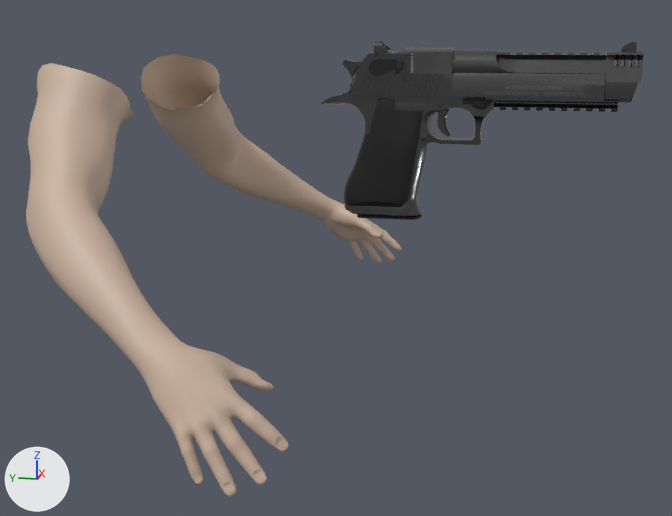
What one commit did to the FBX model Assets/Models/Weapons/falcon/falcon_anims.fbx.
Rendered twice from a 50 mm camera at (-1.725, -0.623, 0.829) aimed at (-0.035, -0.285, 0.406). Lighting does not change. The marker at lower left points along +X, +Y and +Z. Where no turn or scale is listed for an object, it has been applied to the vertices.

Objects in the first picture: 'Arms', 'base', 'hammer', 'slide', 'trigger'.
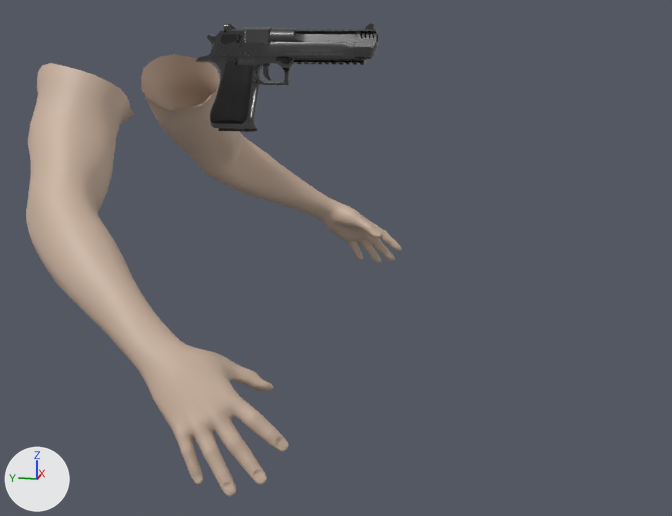
Boxes (x1, y1, x2, y2) around the edits, measured in the pictures (672 x 516 px):
'base', moved, rescaled (43% narrower, 39% shorter): before (321, 42, 644, 216); after (195, 23, 379, 129)
'slide', moved, rescaled (43% narrower, 42% shorter): before (350, 41, 605, 99); after (211, 24, 355, 57)
'mag', moved, rescaled: before (357, 214, 422, 220); after (218, 128, 257, 132)
'trigger', moved, rescaled (33% narrower, 36% shorter): before (437, 109, 451, 136); after (263, 64, 272, 81)
'hammer', moved, rescaled: before (343, 60, 362, 79); after (207, 35, 216, 45)

Edits to the bpy script that builds the scene:
```text
Change ob_trigger:
    ob_trigger.location: (-0.198, -0.463, 0.524) -> (-0.118, -0.158, 0.653)
    ob_trigger.scale: (0.202, 0.202, 0.202) -> (0.131, 0.131, 0.131)
Change ob_base:
    ob_base.location: (-0.198, -0.463, 0.524) -> (-0.118, -0.158, 0.653)
    ob_base.scale: (0.202, 0.202, 0.202) -> (0.131, 0.131, 0.131)
Change ob_hammer:
    ob_hammer.location: (-0.198, -0.463, 0.524) -> (-0.118, -0.158, 0.653)
    ob_hammer.scale: (0.202, 0.202, 0.202) -> (0.131, 0.131, 0.131)
Change ob_mag:
    ob_mag.location: (-0.198, -0.463, 0.524) -> (-0.118, -0.158, 0.653)
    ob_mag.scale: (0.202, 0.202, 0.202) -> (0.131, 0.131, 0.131)
Change ob_slide:
    ob_slide.location: (-0.198, -0.463, 0.524) -> (-0.118, -0.158, 0.653)
    ob_slide.scale: (0.202, 0.202, 0.202) -> (0.131, 0.131, 0.131)
```
